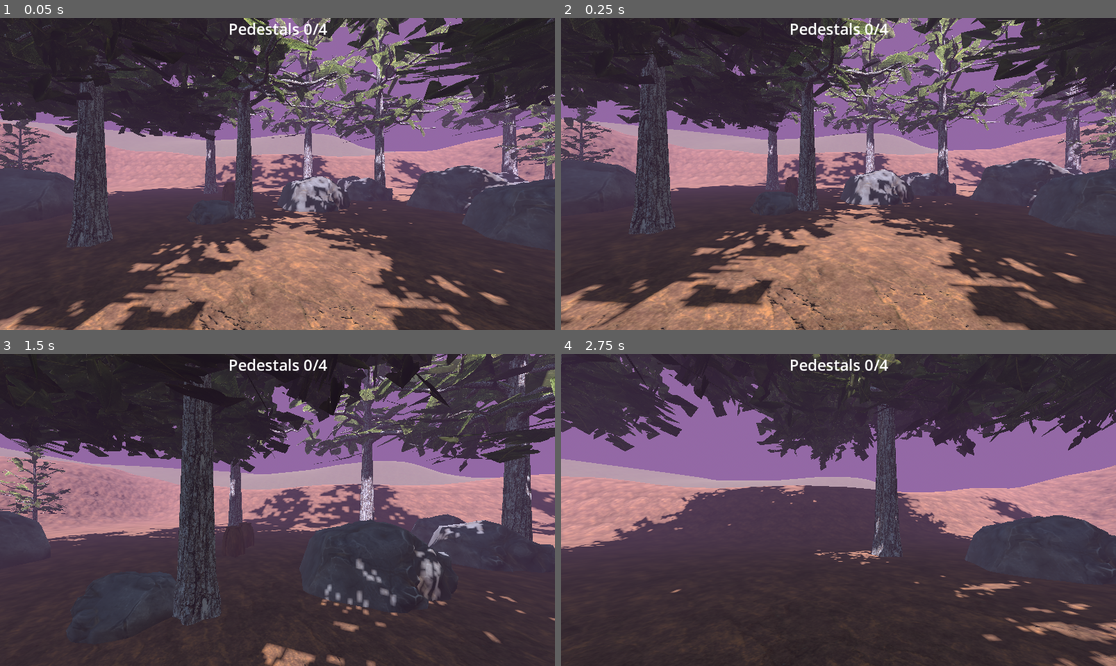
Above: before the commit, frames 1-4 (two rows, left to right).
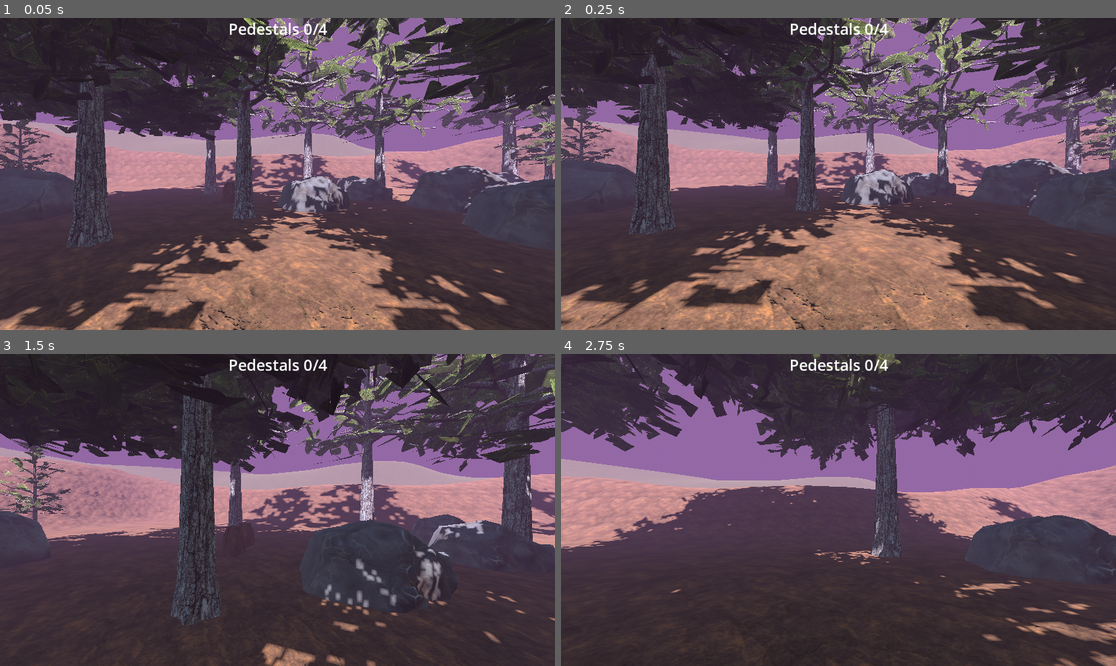
Above: after the commit, the same moments.

Repository: ryanttb/GodotChaos
Game: Godot game, scene res://walker_main.tscn
The game is run twice, just before and just after one commit, with the same random seed, the same clock (stepped at 60 frames per second) and the same inputs.
Inputs (mouse positions are in pixels of both pictures, inside the frame that each line leads up to):
- Up to frame 1 (0.05 s): no input
- Up to frame 2 (0.25 s): no input
- Up to frame 3 (1.5 s): tap Enter at 0.5 s; move the mouse to (305, 510) at 0.52 s; hold W (forward) from 0.53 s (still down); tap E (interact) at 0.6, 1.35 s; tap Space (jump) at 0.77 s; move the mouse to (249, 510) at 1.27 s
- Up to frame 4 (2.75 s): keep holding W (forward); tap Space (jump) at 1.52 s; move the mouse to (849, 503) at 2.02 s; hold Shift (run) from 2.03 s (still down); tap E (interact) at 2.3 s

The runs differ from the first frame. In frame 1, less than 0.1% of the frame differs, in the area x 41-43%, y 63-65%; in frame 2, less than 0.1%; in frame 3, 0.2%, in the area x 11-32%, y 69-90%; in frame 4, nothing differs.

Commit message:
walker upgrade 4.4; horror assets

Diff:
--- /dev/null
+++ b/walker/Global Signals/GlobalSignals.gd
@@ -0,0 +1,3 @@
+extends Node
+
+signal on_give_player_item(item: Item, amount: int)
--- /dev/null
+++ b/walker/Inventory/Inventory.gd
@@ -0,0 +1,88 @@
+class_name Inventory
+extends Node
+
+var slots : Array[InventorySlot]
+@onready var window : Panel = get_node("InventoryWindow")
+@onready var info_text : Label = get_node("InventoryWindow/InfoText")
+
+@export var starter_items : Array[Item]
+
+func _ready ():
+	toggle_window(false)
+
+	for child in get_node("InventoryWindow/SlotContainer").get_children():
+		slots.append(child)
+		child.set_item(null)
+		child.inventory = self
+
+	GlobalSignals.on_give_player_item.connect(on_give_player_item)
+
+	#for item in starter_items:
+	#	add_item(item)
+
+func _process(j_delta):
+	if Input.is_action_just_pressed("inventory"):
+		toggle_window(!window.visible)
+
+func toggle_window (open):
+	window.visible = open
+
+	if open:
+		Input.mouse_mode = Input.MOUSE_MODE_VISIBLE
+	else:
+		Input.mouse_mode = Input.MOUSE_MODE_CAPTURED
+
+func on_give_player_item (item : Item, amount : int):
+	for i in range(amount):
+		add_item(item)
+
+func add_item (item : Item):
+	var slot = get_slot_to_add(item)
+
+	if slot == null:
+		return
+
+	if slot.item == null:
+		slot.set_item(item)
+	elif slot.item == item:
+		slot.add_item()
+
+func remove_item (item : Item):
+	var slot = get_slot_to_remove(item)
+
+	if slot.item == null:
+		return
+
+	slot.remove_item()
+
+# Returns a slot to add a new item to.
+func get_slot_to_add (item : Item) -> InventorySlot:
+	# Look for an existing item slot.
+	for slot in slots:
+		if slot.item == item and slot.quantity < item.max_stack_size:
+			return slot
+
+	# Look for an empty slot.
+	for slot in slots:
+		if slot.item == null:
+			return slot
+
+	return null
+
+# Returns a slot of the requested item to remove.
+func get_slot_to_remove (item : Item) -> InventorySlot:
+	for slot in slots:
+		if slot.item == item:
+			return slot
+
+	return null
+
+# Returns the total number of the requested item we have in the inventory.
+func get_number_of_item (item : Item) -> int:
+	var total = 0
+
+	for slot in slots:
+		if slot.item == item:
+			total += slot.quantity
+
+	return total
--- /dev/null
+++ b/walker/Inventory/InventorySlot.gd
@@ -0,0 +1,77 @@
+class_name InventorySlot
+extends Node
+
+var item : Item
+var quantity : int
+@onready var icon : TextureRect = get_node("Icon")
+@onready var quantity_text : Label = get_node("QuantityText")
+var inventory : Inventory
+
+func set_item (new_item):
+	item = new_item
+	quantity = 1
+
+	if item == null:
+		icon.visible = false
+	else:
+		icon.visible = true
+		icon.texture = item.icon
+
+	update_quantity_text()
+
+func add_item ():
+	quantity += 1
+	update_quantity_text()
+
+func remove_item ():
+	quantity -= 1
+	update_quantity_text()
+
+	if quantity == 0:
+		set_item(null)
+
+func can_add_item () -> bool:
+	return true
+
+func update_quantity_text ():
+	if quantity <= 1:
+		quantity_text.text = ""
+	else:
+		quantity_text.text = str(quantity)
+
+func _on_mouse_entered():
+	if item == null:
+		inventory.info_text.text = ""
+	else:
+		inventory.info_text.text = item.display_name
+
+func _on_mouse_exited():
+	inventory.info_text.text = ""
+
+func _on_pressed():
+	if item == null:
+		return
+
+	var remove_after_use = item._on_use(inventory.get_parent())
+
+	if remove_after_use:
+		remove_item()
+
+	#inventory.get_parent().get_node("EquipController").equip(item)
+
+func _on_gui_input(event):
+	if item and !item.can_drop:
+		return
+
+	if event is InputEventMouseButton and event.pressed:
+		if event.button_index == MOUSE_BUTTON_RIGHT:
+			drop_item()
+
+func drop_item ():
+	if item == null:
+		return
+
+	var obj = item.world_item_scene.instantiate()
+	add_child(obj)
+	obj.position = inventory.get_parent().position + Vector3(0, 1, 0) - inventory.get_parent().basis.z
+	remove_item()
--- /dev/null
+++ b/walker/Inventory/InventorySlot.tscn
@@ -0,0 +1,51 @@
+[gd_scene load_steps=4 format=3 uid="uid://cbkrq4u8m0qvg"]
+
+[ext_resource type="Script" uid="uid://nrdsgkmqnbia" path="res://Inventory/InventorySlot.gd" id="1_iq2e0"]
+
+[sub_resource type="PlaceholderTexture2D" id="PlaceholderTexture2D_iegau"]
+
+[sub_resource type="LabelSettings" id="LabelSettings_bajys"]
+font_size = 42
+shadow_size = 5
+shadow_color = Color(0, 0, 0, 0.694118)
+
+[node name="InventorySlot" type="Button"]
+custom_minimum_size = Vector2(96, 96)
+script = ExtResource("1_iq2e0")
+
+[node name="Icon" type="TextureRect" parent="."]
+layout_mode = 1
+anchors_preset = 15
+anchor_right = 1.0
+anchor_bottom = 1.0
+offset_left = 8.0
+offset_top = 8.0
+offset_right = -8.0
+offset_bottom = -8.0
+grow_horizontal = 2
+grow_vertical = 2
+mouse_filter = 2
+texture = SubResource("PlaceholderTexture2D_iegau")
+expand_mode = 1
+
+[node name="QuantityText" type="Label" parent="."]
+layout_mode = 1
+anchors_preset = 3
+anchor_left = 1.0
+anchor_top = 1.0
+anchor_right = 1.0
+anchor_bottom = 1.0
+offset_left = -56.0
+offset_top = -56.0
+offset_right = -8.0
+offset_bottom = 2.0
+grow_horizontal = 0
+grow_vertical = 0
+text = "5"
+label_settings = SubResource("LabelSettings_bajys")
+horizontal_alignment = 2
+
+[connection signal="gui_input" from="." to="." method="_on_gui_input"]
+[connection signal="mouse_entered" from="." to="." method="_on_mouse_entered"]
+[connection signal="mouse_exited" from="." to="." method="_on_mouse_exited"]
+[connection signal="pressed" from="." to="." method="_on_pressed"]
--- /dev/null
+++ b/walker/Items/Item.gd
@@ -0,0 +1,11 @@
+class_name Item
+extends Resource
+
+@export var display_name : String
+@export var icon : Texture2D
+@export var max_stack_size : int = 12
+@export var world_item_scene : PackedScene
+@export var can_drop : bool = true
+
+func _on_use(_player) -> bool:
+	return false
--- /dev/null
+++ b/walker/Items/WorldItem.gd
@@ -0,0 +1,8 @@
+extends InteractableObject
+
+@export var item_name : String
+
+func _interact ():
+	var item = load("res://Items/Items/" + item_name + ".tres")
+	GlobalSignals.on_give_player_item.emit(item, 1)
+	queue_free()
--- /dev/null
+++ b/walker/assets/Models/Chalice/Chalice.tres
@@ -0,0 +1,8 @@
+[gd_resource type="StandardMaterial3D" load_steps=2 format=3 uid="uid://mj84qqr0mc2g"]
+
+[ext_resource type="Texture2D" uid="uid://do2bsbo2s6clo" path="res://assets/Models/Chalice/Metal008_1K-JPG_Color.jpg" id="1_aober"]
+
+[resource]
+albedo_texture = ExtResource("1_aober")
+metallic = 0.66
+roughness = 0.48
--- /dev/null
+++ b/walker/assets/Models/Lantern/LanternGlass.tres
@@ -0,0 +1,7 @@
+[gd_resource type="StandardMaterial3D" format=3 uid="uid://cx3b2ijwm8h7q"]
+
+[resource]
+albedo_color = Color(1, 0.584314, 0, 1)
+emission_enabled = true
+emission = Color(1, 0.396078, 0.105882, 1)
+emission_energy_multiplier = 2.0
--- a/walker/player.gd
+++ b/walker/player_controller/player.gd
@@ -19,7 +19,7 @@
 var is_playing := true
 var is_running := false
 
-@onready var camera: Camera3D = $Camera3D
+@onready var camera: Camera3D = $Camera
 @onready var gravity: float = ProjectSettings.get_setting("physics/3d/default_gravity") * gravity_modifier
 
 func _ready() -> void:
--- /dev/null
+++ b/walker/player_controller/player.tscn
@@ -0,0 +1,157 @@
+[gd_scene load_steps=10 format=3 uid="uid://bixs1a20fwwlu"]
+
+[ext_resource type="Script" uid="uid://dj5v8mwskiooa" path="res://player_controller/player.gd" id="1_1c3dk"]
+[ext_resource type="Script" uid="uid://dd52lh4ieqac8" path="res://player_controller/interaction_controller.gd" id="2_eradf"]
+[ext_resource type="ArrayMesh" uid="uid://btrgtqou5t4rc" path="res://assets/Models/Lantern/Lantern.obj" id="3_kxswj"]
+[ext_resource type="Script" uid="uid://ncbm3klbkhtl" path="res://Inventory/Inventory.gd" id="3_p2kwb"]
+[ext_resource type="PackedScene" uid="uid://cbkrq4u8m0qvg" path="res://Inventory/InventorySlot.tscn" id="4_2afjl"]
+[ext_resource type="Material" uid="uid://cx3b2ijwm8h7q" path="res://assets/Models/Lantern/LanternGlass.tres" id="4_k4taa"]
+
+[sub_resource type="CapsuleShape3D" id="CapsuleShape3D_irf6d"]
+radius = 0.3
+height = 1.8
+
+[sub_resource type="LabelSettings" id="LabelSettings_lxv6f"]
+font_size = 23
+
+[sub_resource type="LabelSettings" id="LabelSettings_ka0cv"]
+font_size = 24
+
+[node name="Player" type="CharacterBody3D"]
+script = ExtResource("1_1c3dk")
+
+[node name="Collider" type="CollisionShape3D" parent="."]
+transform = Transform3D(1, 0, 0, 0, 1, 0, 0, 0, 1, 0, 0.9, 0)
+shape = SubResource("CapsuleShape3D_irf6d")
+
+[node name="Camera" type="Camera3D" parent="."]
+transform = Transform3D(1, 0, 0, 0, 1, 0, 0, 0, 1, 0, 1.5, 0)
+current = true
+fov = 60.0
+
+[node name="InteractionController" type="RayCast3D" parent="Camera"]
+target_position = Vector3(0, 0, -2)
+script = ExtResource("2_eradf")
+
+[node name="InteractionPrompt" type="Label" parent="Camera/InteractionController"]
+anchors_preset = 8
+anchor_left = 0.5
+anchor_top = 0.5
+anchor_right = 0.5
+anchor_bottom = 0.5
+offset_left = -215.0
+offset_top = -29.0
+offset_right = 215.0
+offset_bottom = 30.0
+grow_horizontal = 2
+grow_vertical = 2
+label_settings = SubResource("LabelSettings_lxv6f")
+horizontal_alignment = 1
+vertical_alignment = 1
+
+[node name="Lantern" type="Node3D" parent="Camera"]
+transform = Transform3D(0.864775, 0, -0.50216, 0, 1, 0, 0.50216, 0, 0.864775, 0.48399, 0, -0.494995)
+
+[node name="Model" type="MeshInstance3D" parent="Camera/Lantern"]
+transform = Transform3D(0.149654, 0, 0, 0, 0.149654, 0, 0, 0, 0.149654, 0, 0, 0)
+cast_shadow = 0
+mesh = ExtResource("3_kxswj")
+surface_material_override/1 = ExtResource("4_k4taa")
+
+[node name="OmniLight3D" type="OmniLight3D" parent="Camera/Lantern"]
+light_color = Color(1, 0.741176, 0, 1)
+light_energy = 2.0
+shadow_enabled = true
+omni_range = 20.0
+omni_attenuation = 1.5
+
+[node name="Inventory" type="Node" parent="."]
+script = ExtResource("3_p2kwb")
+
+[node name="InventoryWindow" type="Panel" parent="Inventory"]
+anchors_preset = 8
+anchor_left = 0.5
+anchor_top = 0.5
+anchor_right = 0.5
+anchor_bottom = 0.5
+offset_left = -280.0
+offset_top = -180.0
+offset_right = 280.0
+offset_bottom = 188.0
+grow_horizontal = 2
+grow_vertical = 2
+
+[node name="SlotContainer" type="GridContainer" parent="Inventory/InventoryWindow"]
+layout_mode = 1
+anchors_preset = 8
+anchor_left = 0.5
+anchor_top = 0.5
+anchor_right = 0.5
+anchor_bottom = 0.5
+offset_left = -260.0
+offset_top = -167.0
+offset_right = 260.0
+offset_bottom = 145.0
+grow_horizontal = 2
+grow_vertical = 2
+theme_override_constants/h_separation = 10
+theme_override_constants/v_separation = 10
+columns = 5
+
+[node name="InventorySlot" parent="Inventory/InventoryWindow/SlotContainer" instance=ExtResource("4_2afjl")]
+layout_mode = 2
+
+[node name="InventorySlot2" parent="Inventory/InventoryWindow/SlotContainer" instance=ExtResource("4_2afjl")]
+layout_mode = 2
+
+[node name="InventorySlot3" parent="Inventory/InventoryWindow/SlotContainer" instance=ExtResource("4_2afjl")]
+layout_mode = 2
+
+[node name="InventorySlot4" parent="Inventory/InventoryWindow/SlotContainer" instance=ExtResource("4_2afjl")]
+layout_mode = 2
+
+[node name="InventorySlot5" parent="Inventory/InventoryWindow/SlotContainer" instance=ExtResource("4_2afjl")]
+layout_mode = 2
+
+[node name="InventorySlot6" parent="Inventory/InventoryWindow/SlotContainer" instance=ExtResource("4_2afjl")]
+layout_mode = 2
+
+[node name="InventorySlot7" parent="Inventory/InventoryWindow/SlotContainer" instance=ExtResource("4_2afjl")]
+layout_mode = 2
+
+[node name="InventorySlot8" parent="Inventory/InventoryWindow/SlotContainer" instance=ExtResource("4_2afjl")]
+layout_mode = 2
+
+[node name="InventorySlot9" parent="Inventory/InventoryWindow/SlotContainer" instance=ExtResource("4_2afjl")]
+layout_mode = 2
+
+[node name="InventorySlot10" parent="Inventory/InventoryWindow/SlotContainer" instance=ExtResource("4_2afjl")]
+layout_mode = 2
+
+[node name="InventorySlot11" parent="Inventory/InventoryWindow/SlotContainer" instance=ExtResource("4_2afjl")]
+layout_mode = 2
+
+[node name="InventorySlot12" parent="Inventory/InventoryWindow/SlotContainer" instance=ExtResource("4_2afjl")]
+layout_mode = 2
+
+[node name="InventorySlot13" parent="Inventory/InventoryWindow/SlotContainer" instance=ExtResource("4_2afjl")]
+layout_mode = 2
+
+[node name="InventorySlot14" parent="Inventory/InventoryWindow/SlotContainer" instance=ExtResource("4_2afjl")]
+layout_mode = 2
+
+[node name="InventorySlot15" parent="Inventory/InventoryWindow/SlotContainer" instance=ExtResource("4_2afjl")]
+layout_mode = 2
+
+[node name="InfoText" type="Label" parent="Inventory/InventoryWindow"]
+layout_mode = 1
+anchors_preset = 12
+anchor_top = 1.0
+anchor_right = 1.0
+anchor_bottom = 1.0
+offset_top = -41.0
+grow_horizontal = 2
+grow_vertical = 0
+label_settings = SubResource("LabelSettings_ka0cv")
+horizontal_alignment = 1
+vertical_alignment = 1
--- a/walker/project.godot
+++ b/walker/project.godot
@@ -14,6 +14,10 @@
 run/main_scene="res://walker_main.tscn"
 config/features=PackedStringArray("4.4", "Forward Plus")
 config/icon="res://pedistal.png"
+
+[autoload]
+
+GlobalSignals="*res://Global Signals/GlobalSignals.gd"
 
 [filesystem]
 
@@ -92,3 +96,8 @@
 "events": [Object(InputEventJoypadMotion,"resource_local_to_scene":false,"resource_name":"","device":-1,"axis":3,"axis_value":1.0,"script":null)
 ]
 }
+inventory={
+"deadzone": 0.2,
+"events": [Object(InputEventKey,"resource_local_to_scene":false,"resource_name":"","device":-1,"window_id":0,"alt_pressed":false,"shift_pressed":false,"ctrl_pressed":false,"meta_pressed":false,"pressed":false,"keycode":0,"physical_keycode":4194306,"key_label":0,"unicode":0,"location":0,"echo":false,"script":null)
+]
+}
--- a/walker/walker_main.tscn
+++ b/walker/walker_main.tscn
@@ -6,9 +6,9 @@
 [ext_resource type="PackedScene" uid="uid://cfr7h8g71lsm2" path="res://assets/Models/Tree_0/Tree.tscn" id="3_pklkr"]
 [ext_resource type="PackedScene" uid="uid://dwxdl6tkvd55k" path="res://assets/Models/Rock_0/Rock.tscn" id="4_uw6mu"]
 [ext_resource type="Material" uid="uid://ebxocxh3nprw" path="res://assets/Models/RockyTerrainMaterial.tres" id="5_5hgj0"]
-[ext_resource type="Script" uid="uid://dj5v8mwskiooa" path="res://player.gd" id="5_dei4v"]
+[ext_resource type="Script" uid="uid://dj5v8mwskiooa" path="res://player_controller/player.gd" id="5_dei4v"]
 [ext_resource type="PackedScene" uid="uid://dut3gyo4e7qbo" path="res://assets/Models/Pedestal/Pedestal.tscn" id="6_tjqha"]
-[ext_resource type="Script" uid="uid://dd52lh4ieqac8" path="res://interaction_controller.gd" id="7_g1bi2"]
+[ext_resource type="Script" uid="uid://dd52lh4ieqac8" path="res://player_controller/interaction_controller.gd" id="7_g1bi2"]
 [ext_resource type="Theme" uid="uid://dtw2fuyfhbn8v" path="res://assets/theme/hud_theme.tres" id="7_k6vo3"]
 [ext_resource type="PackedScene" uid="uid://chafvxykrqvc8" path="res://bug.tscn" id="11_i4123"]
 
@@ -68,18 +68,6 @@
 
 [node name="Rocks" type="Node3D" parent="NavMesh"]
 
-[node name="Rock" parent="NavMesh/Rocks" instance=ExtResource("4_uw6mu")]
-transform = Transform3D(1, 0, 0, 0, 1, 0, 0, 0, 1, -5.12536, 0, 2.54014)
-
-[node name="Rock2" parent="NavMesh/Rocks" instance=ExtResource("4_uw6mu")]
-transform = Transform3D(1, 0, 0, 0, 1, 0, 0, 0, 1, 6.7496, 0, 0.702436)
-
-[node name="Rock3" parent="NavMesh/Rocks" instance=ExtResource("4_uw6mu")]
-transform = Transform3D(1, 0, 0, 0, 1, 0, 0, 0, 1, -3.41879, 0, -8.85673)
-
-[node name="Rock4" parent="NavMesh/Rocks" instance=ExtResource("4_uw6mu")]
-transform = Transform3D(1, 0, 0, 0, 1, 0, 0, 0, 1, 2.7686, 0, 6.6928)
-
 [node name="Trees" type="Node3D" parent="NavMesh"]
 
 [node name="Pedestals" type="Node3D" parent="NavMesh"]
@@ -91,15 +79,15 @@
 transform = Transform3D(1, 0, 0, 0, 1, 0, 0, 0, 1, 0, 0.9, 0)
 shape = SubResource("CapsuleShape3D_o48wa")
 
-[node name="Camera3D" type="Camera3D" parent="Player"]
+[node name="Camera" type="Camera3D" parent="Player"]
 transform = Transform3D(1, 0, 0, 0, 1, 0, 0, 0, 1, 0, 1.5, 0)
 current = true
 
-[node name="InteractionController" type="RayCast3D" parent="Player/Camera3D"]
+[node name="InteractionController" type="RayCast3D" parent="Player/Camera"]
 target_position = Vector3(0, 0, -2)
 script = ExtResource("7_g1bi2")
 
-[node name="InteractionPrompt" type="Label" parent="Player/Camera3D/InteractionController"]
+[node name="InteractionPrompt" type="Label" parent="Player/Camera/InteractionController"]
 anchors_preset = 8
 anchor_left = 0.5
 anchor_top = 0.5
Not shown, added: walker/Global Signals/GlobalSignals.gd.uid
Not shown, added: walker/Inventory/Inventory.gd.uid
Not shown, added: walker/Inventory/InventorySlot.gd.uid
Binary file added: walker/Items/Icons/Chalice.png
Not shown, added: walker/Items/Icons/Chalice.png.import
Not shown, added: walker/Items/Item.gd.uid
Not shown, added: walker/Items/WorldItem.gd.uid
Not shown, added: walker/assets/Models/Chalice/Chalice.mtl
Not shown, added: walker/assets/Models/Chalice/Chalice.obj
Not shown, added: walker/assets/Models/Chalice/Chalice.obj.import
Binary file added: walker/assets/Models/Chalice/Metal008_1K-JPG_Color.jpg
Not shown, added: walker/assets/Models/Chalice/Metal008_1K-JPG_Color.jpg.import
(and 11 more such lines)
